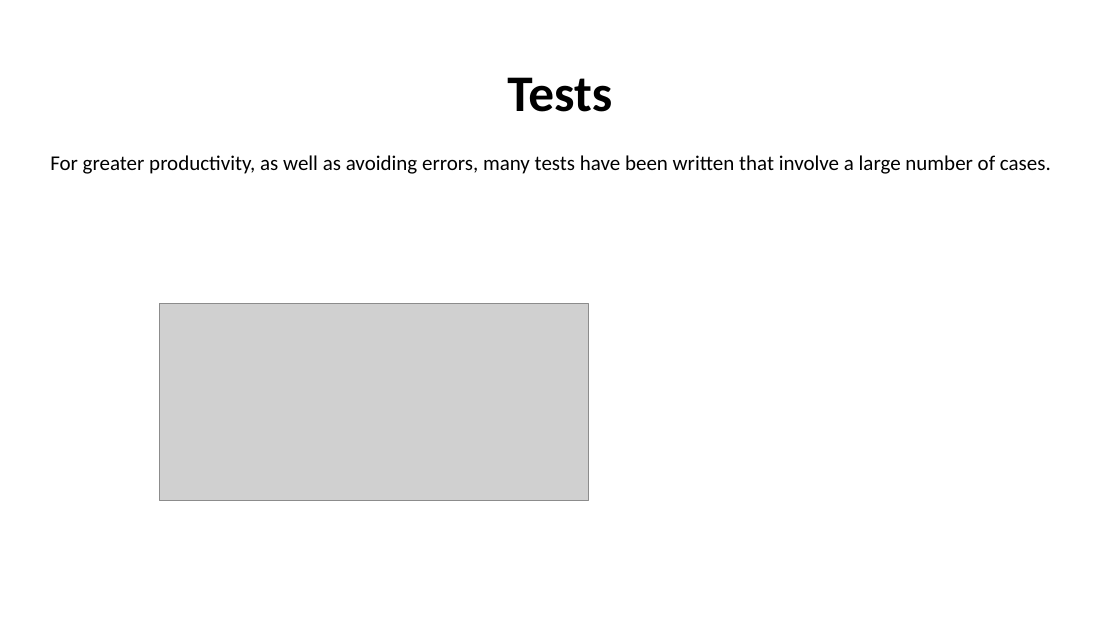
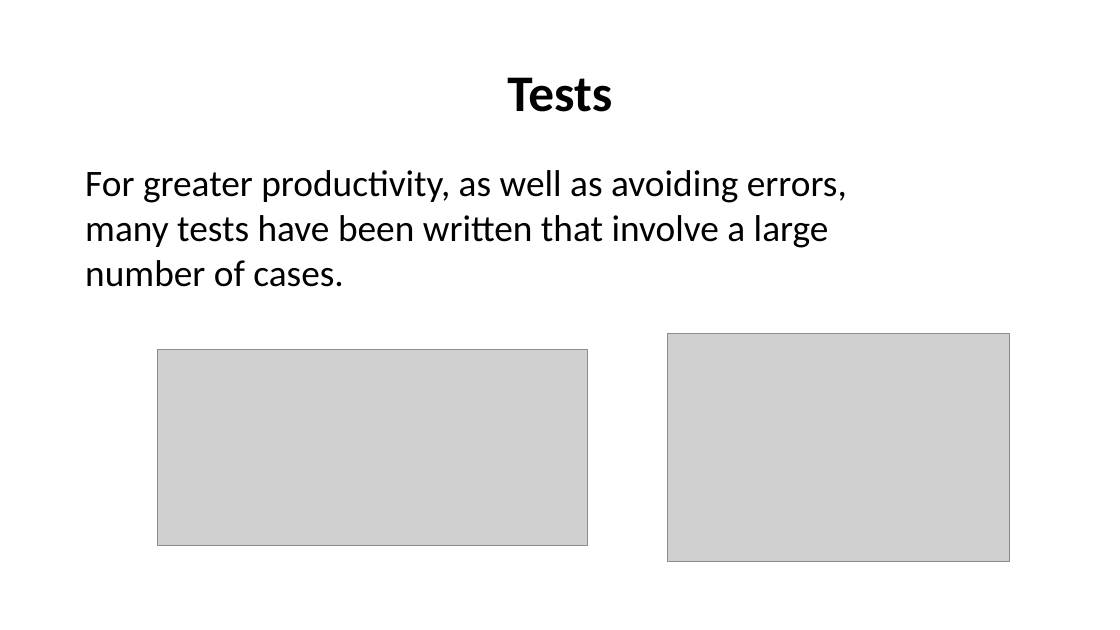
Before and after one commit to team37s1/e-advertisement, a slide deck: slide 10 of PredictionFeature/smart_reservoir(v0.5).pptx (slide 11 before the commit). Drawn at 1120x630 pixels with LibreOffice and Linux fonts; fonts in the diff are those of the drawing; grey boxes stand for pictures. Boxes give left, top, right and bottom in pixels: in the first picture for what was removed or moved away, otherwise in the second. Text is boxed around its words. In the diff, an @@ line names an element or a change of style, - is before the commit and + after.

Commit message:
[^] Some design fix

```diff
--- a/PredictionFeature/smart_reservoir(v0.5).pptx
+++ b/PredictionFeature/smart_reservoir(v0.5).pptx
@@ text "For greater productivity, as well ...": place and size @@
-text "For greater productivity, as well ..." at bbox=[50, 155, 1051, 174]
+text "For greater productivity, as well ..." at bbox=[85, 170, 847, 287]
@@ text "For greater productivity, as well ..." at bbox=[85, 170, 847, 287]: size 18 to 32 pt @@
@@ picture: place and size @@
-picture at bbox=[159, 304, 588, 501]
+picture at bbox=[158, 350, 587, 546]
@@ picture added at bbox=[667, 334, 1009, 562] @@
```
Also in this commit, not shown: 9 other slides changed, 1 slide added, 2 slides removed.
